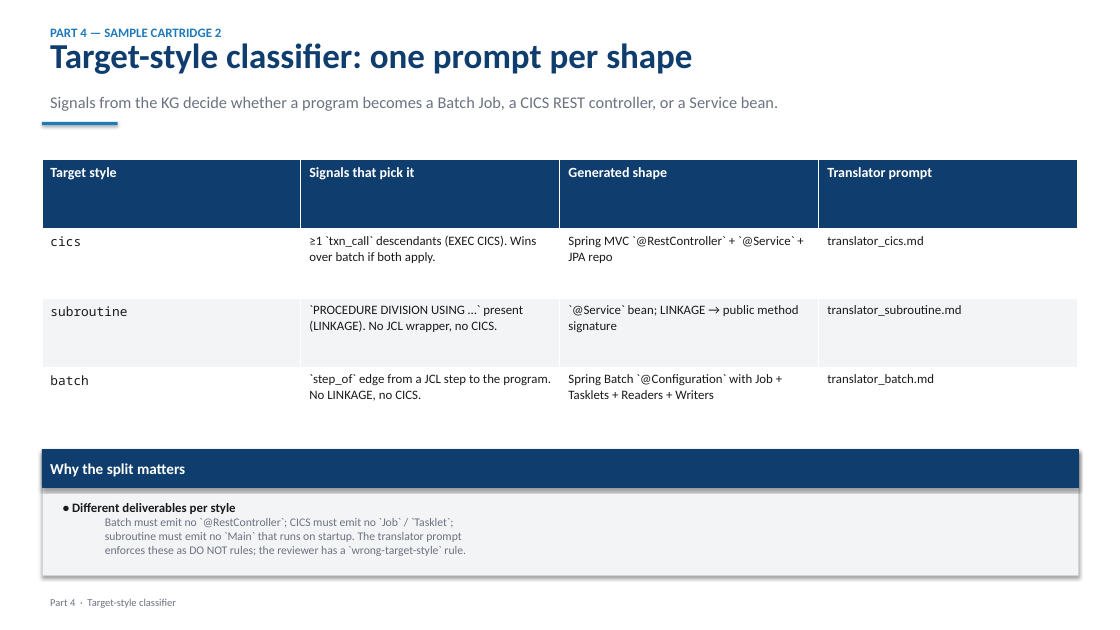
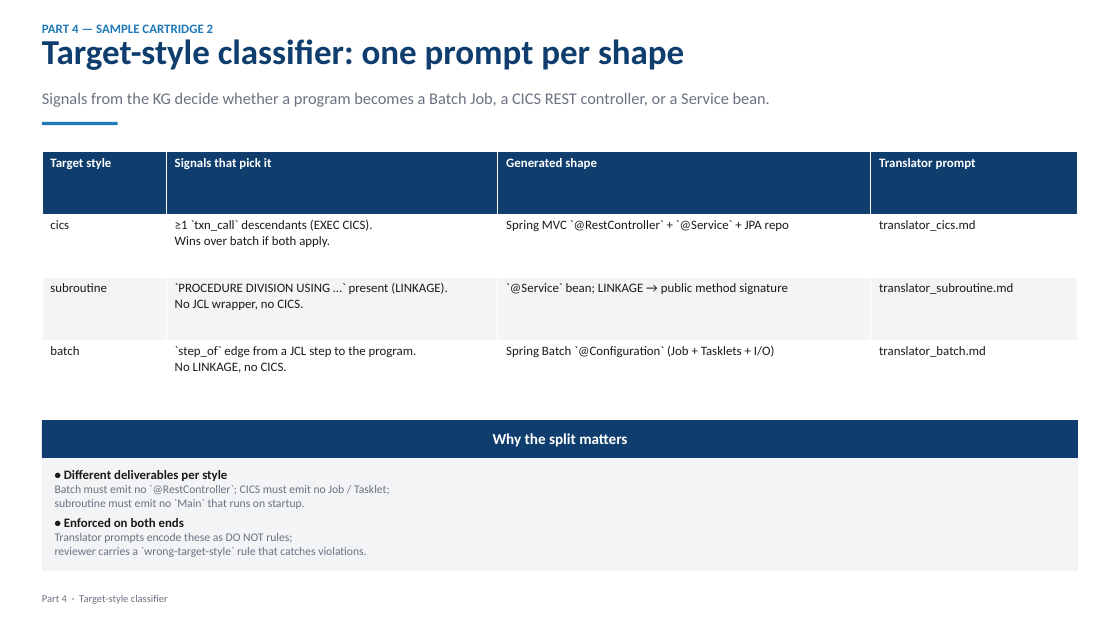
Before and after one commit to cwijayasundara/legacy_mod_maf_v2, a slide deck: slide 28 of docs/design_deck.pptx (slide 22 before the commit). Drawn at 1120x630 pixels with LibreOffice and Linux fonts; fonts in the diff are those of the drawing. Boxes give left, top, right and bottom in pixels: in the first picture for what was removed or moved away, otherwise in the second. Text is boxed around its words. In the diff, an @@ line names an element or a change of style, - is before the commit and + after.

```diff
--- a/docs/design_deck.pptx
+++ b/docs/design_deck.pptx
@@ text "PART 4 — SAMPLE CARTRIDGE ...": place and size @@
-text "PART 4 — SAMPLE CARTRIDGE ..." at <box>50,28,221,37</box>
+text "PART 4 — SAMPLE CARTRIDGE ..." at <box>42,24,213,33</box>
@@ text "Target-style classifier: one prompt per ...": place and size @@
-text "Target-style classifier: one prompt per ..." at <box>50,43,692,74</box>
+text "Target-style classifier: one prompt per ..." at <box>42,39,684,70</box>
@@ text "Signals from the KG decide ...": place and size @@
-text "Signals from the KG decide ..." at <box>50,96,778,111</box>
+text "Signals from the KG decide ..." at <box>42,92,770,107</box>
@@ rectangle at <box>42,122,118,125</box>: shadow off @@
@@ table at <box>42,151,1079,403</box> @@
-row 4, column 3: Spring Batch `@Configuration` with Job + Tasklets + Readers + Writers
+row 4, column 3: Spring Batch `@Configuration` (Job + Tasklets + I/O)
@@ size 12 to 11 pt in "Target style", "Signals that pick it", "Generated shape", "Translator prompt" @@
@@ font Noto Sans Mono to Calibri in "cics", "subroutine", "batch" @@
@@ table: place and size @@
-table at <box>42,160,1077,437</box>
+table at <box>42,151,1079,403</box>
@@ text "Why the split matters": place and size @@
-text "Why the split matters" at <box>42,450,1078,487</box>
+text "Why the split matters" at <box>493,433,627,447</box>
@@ text "Why the split matters" at <box>493,433,627,447</box>: alignment left to centre; fill #0F3E6E to none; outline #0F3E6E 0.75 pt to none; shadow off @@
@@ rectangle: place and size @@
-rectangle at <box>42,450,1078,576</box>
+rectangle at <box>42,420,1078,571</box>
@@ rectangle at <box>42,420,1078,571</box>: outline #D1D5DB 0.75 pt to none; shadow off @@
@@ rectangle added at <box>42,420,1078,458</box>, fill #0F3E6E @@
@@ text "• Different deliverables per style": place and size @@
-text "• Different deliverables per style" at <box>72,503,466,556</box>
+text "• Different deliverables per style" at <box>55,470,390,557</box>
@@ text at <box>55,485,390,557</box>: text changed @@
-  Batch must emit no `@RestController`; CICS must emit no `Job` / `Tasklet`;
-  subroutine must emit no `Main` that runs on startup. The translator prompt
-  enforces these as DO NOT rules; the reviewer has a `wrong-target-style` rule.
+Batch must emit no `@RestController`; CICS must emit no Job / Tasklet;
+subroutine must emit no `Main` that runs on startup.
+• Enforced on both ends
+Translator prompts encode these as DO NOT rules;
+reviewer carries a `wrong-target-style` rule that catches violations.
@@ text "Part 4 · Target-style classifier": place and size @@
-text "Part 4 · Target-style classifier" at <box>50,599,176,608</box>
+text "Part 4 · Target-style classifier" at <box>42,595,168,604</box>
```
Also in this commit, not shown: 27 other slides changed, 9 slides added, 3 slides removed, 1 other file.
